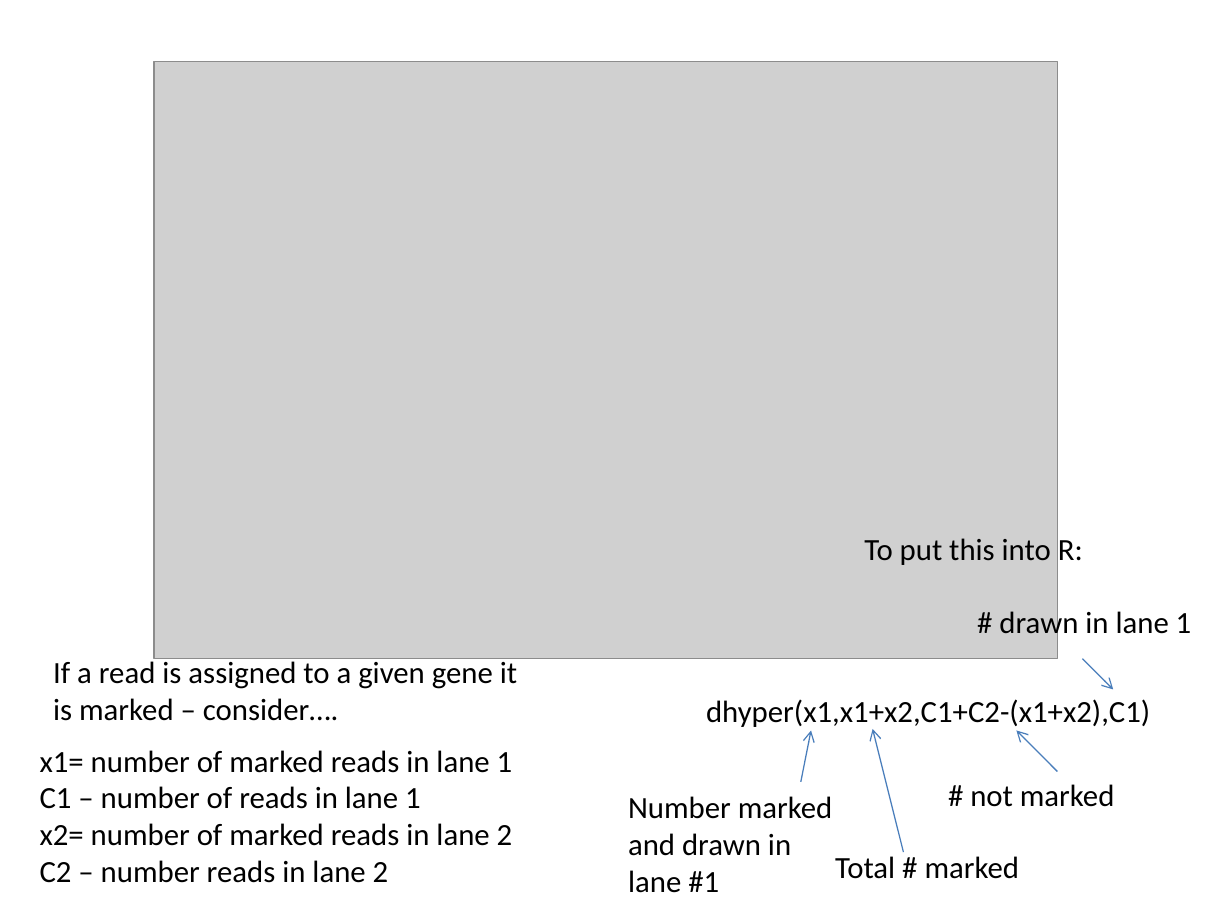
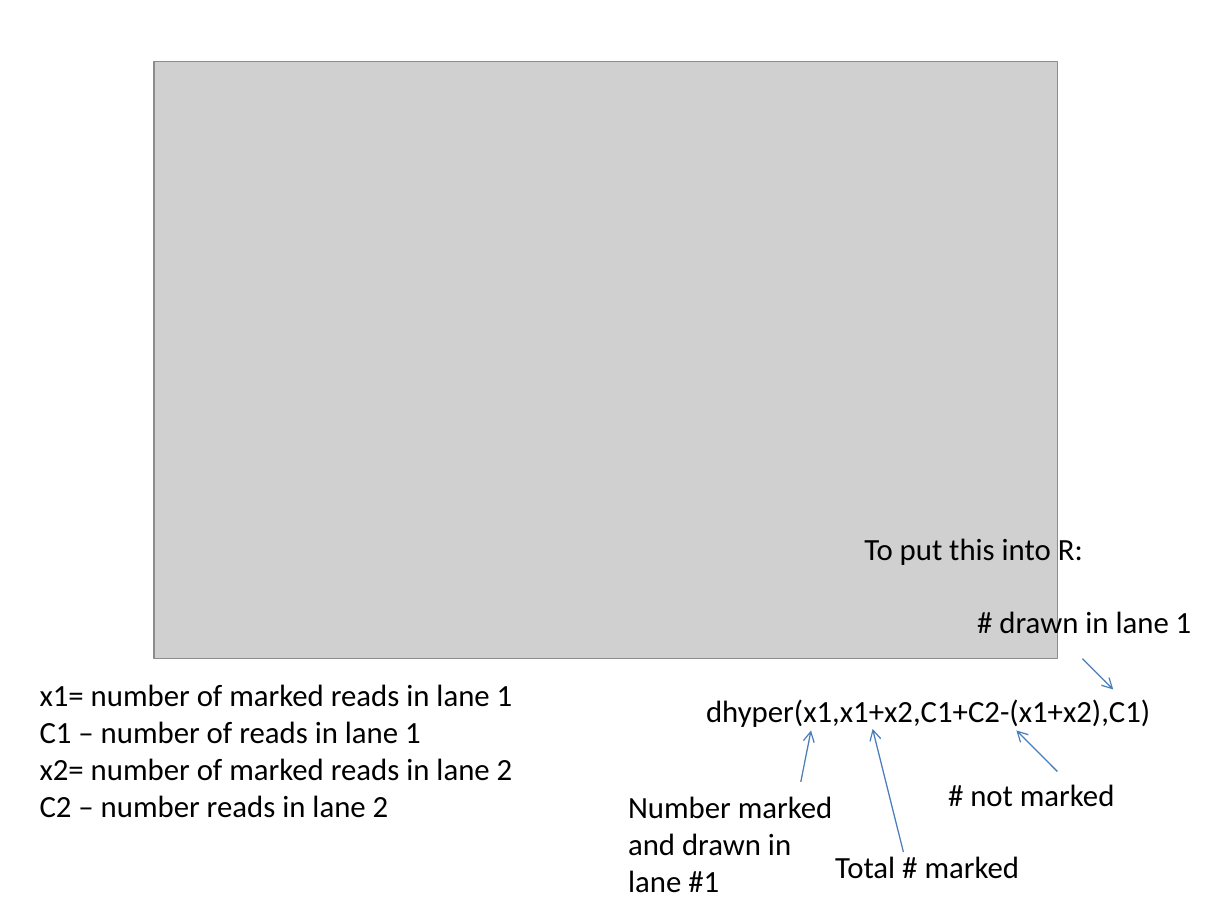
Before and after one commit to afodor/afodor.github.io, a slide deck: slide 16 of classes/stats2015/Lecture7.pptx. Drawn at 1232x924 pixels with LibreOffice and Linux fonts; fonts in the diff are those of the drawing; grey boxes stand for pictures. Boxes give left, top, right and bottom in pixels: in the first picture for what was removed or moved away, otherwise in the second. Text is boxed around its words. In the diff, an @@ line names an element or a change of style, - is before the commit and + after.

```diff
--- a/classes/stats2015/Lecture7.pptx
+++ b/classes/stats2015/Lecture7.pptx
@@ text removed at [53,657,517,721] @@
-If a read is assigned to a given gene it
-is marked – consider….
@@ text "x1= number of marked reads ...": place and size @@
-text "x1= number of marked reads ..." at [40,750,513,883]
+text "x1= number of marked reads ..." at [40,684,513,818]
```
Also in this commit, not shown: 6 other slides changed, 1 slide added, 3 slides removed.
